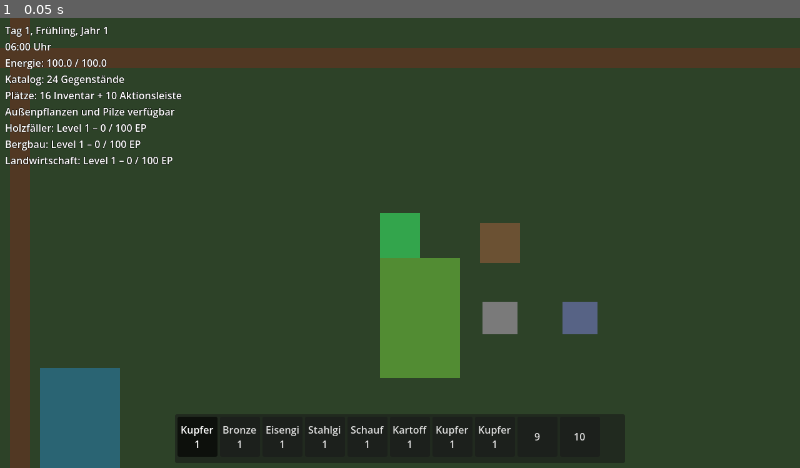
Above: before the commit, frame 1.
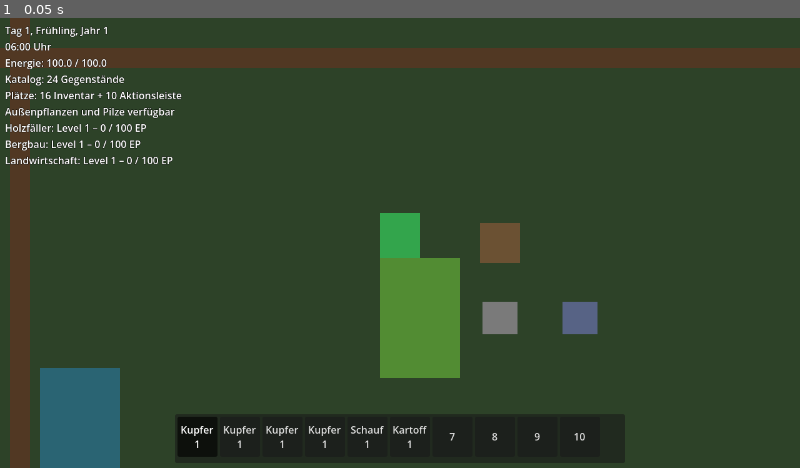
Above: after the commit, the same moment.

Repository: stasar14-rgb/Harvest-Dream
Game: Godot game, scene res://scenes/main.tscn
Two runs of this game, one before a commit and one after it. Both use one fixed random seed, a clock stepped at 60 frames per second and the inputs below.
Inputs:
- Up to frame 1 (0.05 s): no input

The runs differ from the first frame. In frame 1, 0.2% of the frame differs, in the area x 27-64%, y 90-96%.

Commit message:
Test-Aktionsleiste aufräumen

Diff:
--- a/scripts/inventory/inventory_system.gd
+++ b/scripts/inventory/inventory_system.gd
@@ -46,14 +46,12 @@
 		try_add_item(&"berries", 10)
 
 	if add_debug_starting_tools:
-		_set_debug_action_tool(0, &"hoe_copper")
-		_set_debug_action_tool(1, &"hoe_bronze")
-		_set_debug_action_tool(2, &"watering_can_iron")
-		_set_debug_action_tool(3, &"watering_can_steel")
+		_set_debug_action_tool(0, &"axe_copper")
+		_set_debug_action_tool(1, &"pickaxe_copper")
+		_set_debug_action_tool(2, &"hoe_copper")
+		_set_debug_action_tool(3, &"watering_can_copper")
 		_set_debug_action_tool(4, &"shovel")
 		_set_debug_action_item(5, &"potato_seed")
-		_set_debug_action_tool(6, &"axe_copper")
-		_set_debug_action_tool(7, &"pickaxe_copper")
 
 func get_inventory_capacity() -> int:
 	return STARTING_INVENTORY_SLOTS + purchased_bag_upgrades * SLOTS_PER_UPGRADE
Not shown, changed: Game_Currens.md
